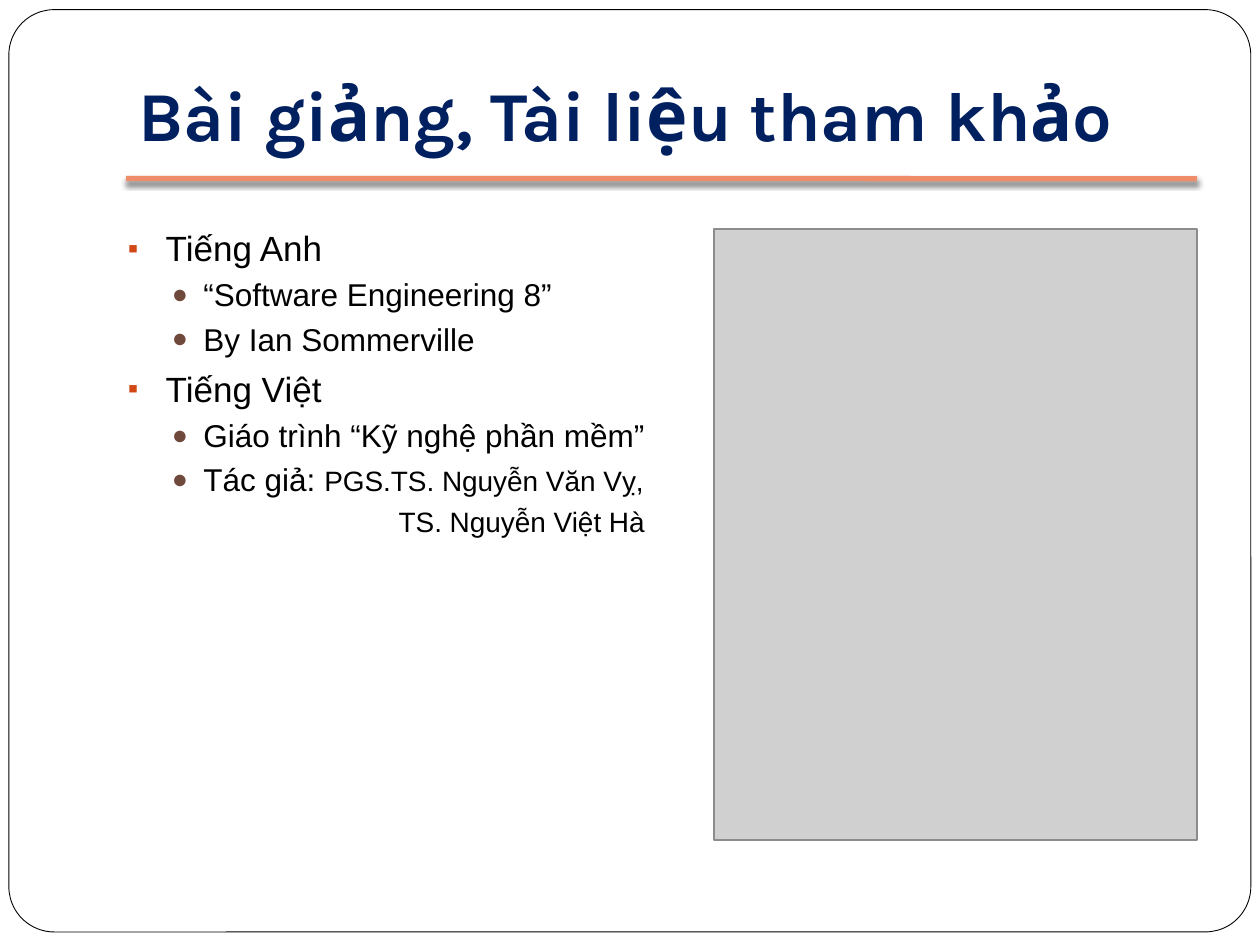
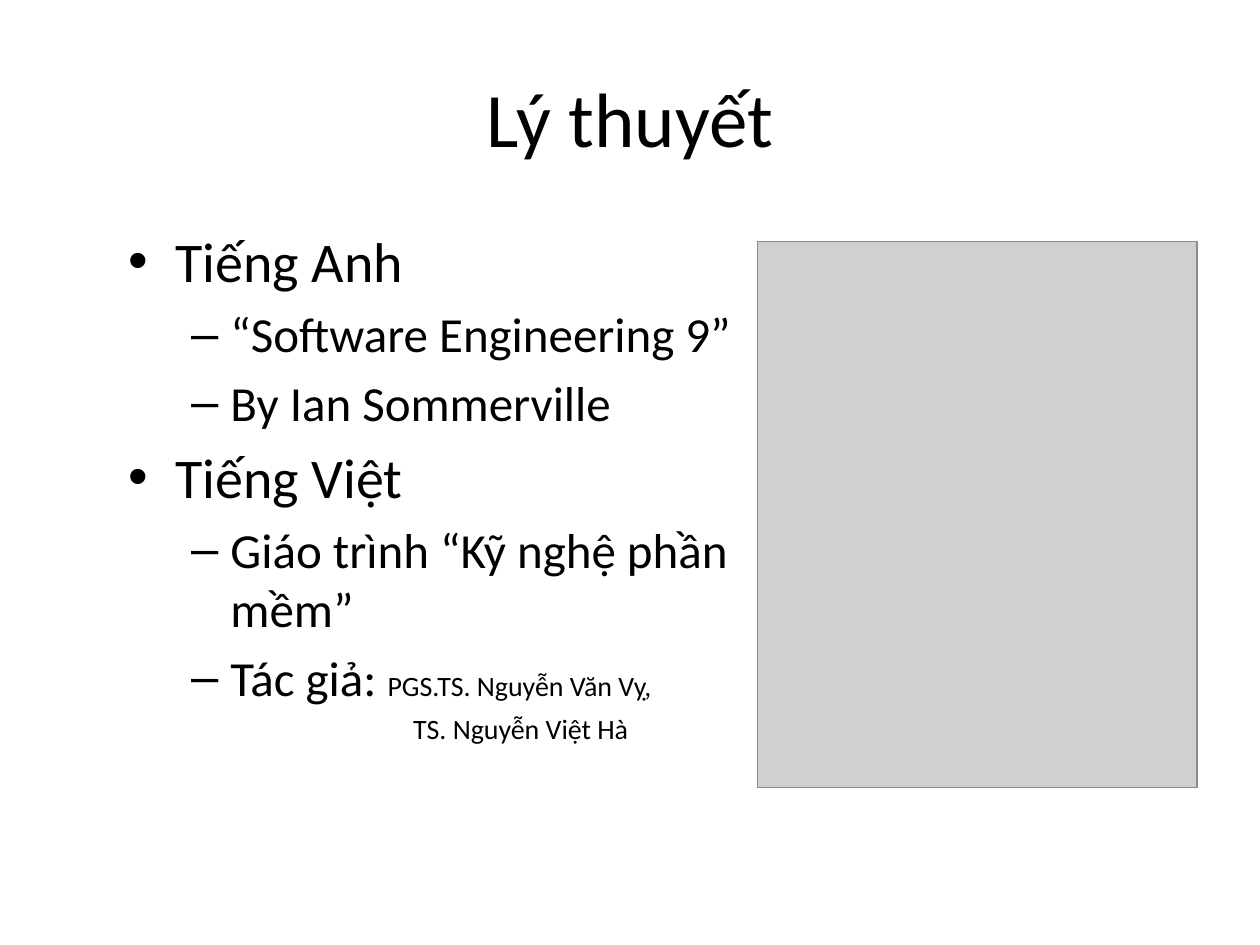
Before and after one commit to BachPhiLong/SE2013, a slide deck: slide 5 of 00-Course Info.pptx (slide 8 before the commit). Drawn at 1260x945 pixels with LibreOffice and Linux fonts; fonts in the diff are those of the drawing; grey boxes stand for pictures. Boxes give left, top, right and bottom in pixels: in the first picture for what was removed or moved away, otherwise in the second. Text is boxed around its words. In the diff, an @@ line names an element or a change of style, - is before the commit and + after.

```diff
--- a/00-Course Info.pptx
+++ b/00-Course Info.pptx
@@ rounded rectangle removed at bbox=[9, 10, 1251, 932] @@
@@ title removed at bbox=[138, 86, 928, 142] @@
-Bài giảng, Tài liệu tham khảo
@@ title added at bbox=[487, 89, 772, 160], 44 pt, text #000000 @@
+Lý thuyết
@@ line removed from (126, 179) to (1197, 179) @@
@@ text at bbox=[175, 240, 728, 744]: size 20 to 32 pt in "Tiếng Anh", "Tiếng Việt"; font Arial to Calibri in "Tiếng Anh", "By Ian Sommerville", "Tiếng Việt", "Giáo trình “Kỹ nghệ phần mềm”" and 2 more places; size 18 to 28 pt in "By Ian Sommerville", "Giáo trình “Kỹ nghệ phần mềm”", "Tác giả:"; bullet ▪ to •; bullet ● to –; more space between paragraphs; indent changed @@
@@ picture: place and size @@
-picture at bbox=[714, 229, 1197, 840]
+picture at bbox=[757, 242, 1197, 788]
@@ text at bbox=[230, 317, 730, 361]: text changed; size 18 to 28 pt; font Arial to Calibri @@
-  ● “Software Engineering 8”
+  – “Software Engineering 9”
```
Also in this commit, not shown: 8 other slides changed, 6 slides added, 3 slides removed.
